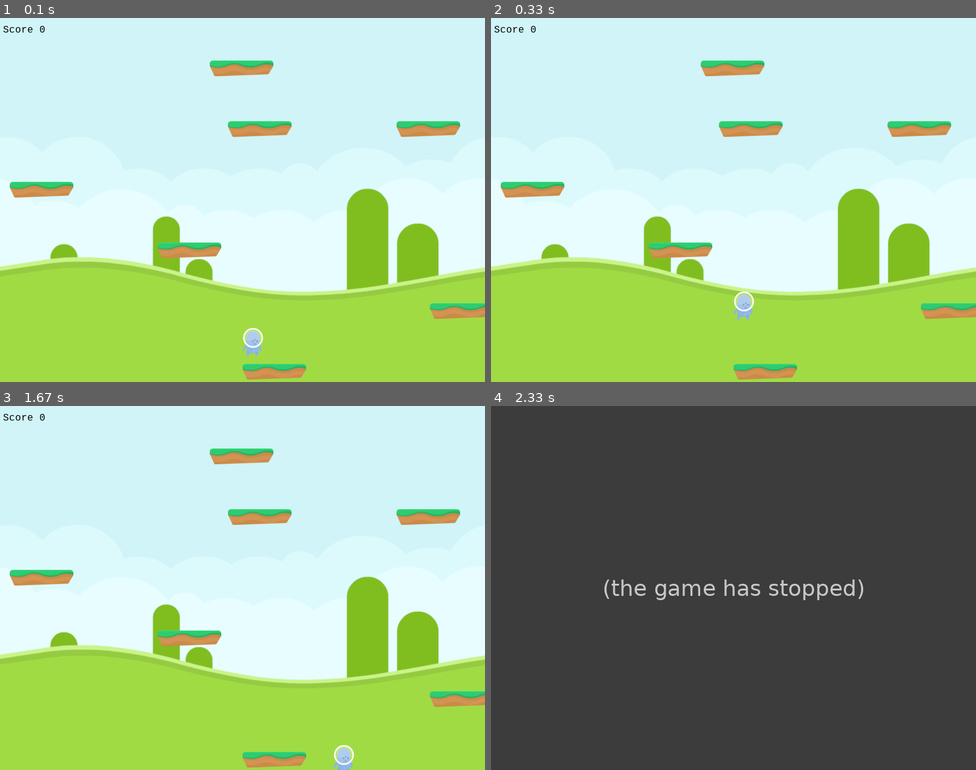
Above: before the commit, frames 1-4 (two rows, left to right).
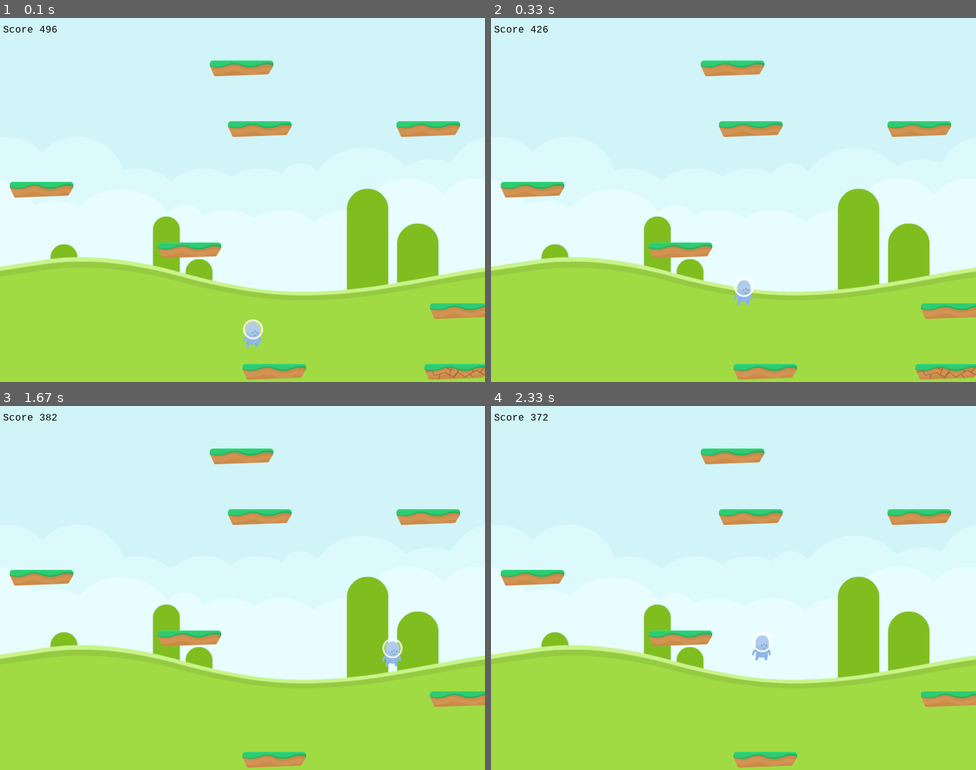
Above: after the commit, the same moments.

Repository: leonardomc3/ProjetoFinalDeSoft-back
Game: pygame game, started from CodigoBase.py
Same seed, same stepped clock (60 frames per second), same inputs: the game is played once before the commit and once after it.
Inputs:
- Up to frame 1 (0.1 s): no input
- Up to frame 2 (0.33 s): no input
- Up to frame 3 (1.67 s): hold Right 0.33-0.8 s; hold Right 0.83-1.3 s; hold Left from 1.33 s (still down)
- Up to frame 4 (2.33 s): release Left at 1.87 s

The runs differ from the first frame. In frame 1, 0.8% of the frame differs, in the area x 8-100%, y 2-100%; in frame 2, 0.9%; in frame 3, 0.5%; in frame 4, 100%, in the area x 0-100%, y 0-100%.
Before the commit the program exited at 1.85 s; later frames show no game.

Commit message:
Novas imagens e plataforma que quebra

Diff:
--- a/CodigoBase.py
+++ b/CodigoBase.py
@@ -7,7 +7,6 @@
 
 import pygame
 import random
-from random import randrange
 
 white = (255,255,255)
 black = (0,0,0)
@@ -68,6 +67,10 @@
 plataforma = Plataforma("Imagens/Plataforma_verde.png",width/2,height*(95/100))
 plataforma_group.add(plataforma)
 
+plataforma_group2=pygame.sprite.Group()  #plataforma que quebra, **ainda nao esta aleatoria**
+plataforma_quebra=Plataforma("Imagens/Plataforma_Quebra.png",width-100,height*(95/100))
+plataforma_group2.add(plataforma_quebra)
+
 distx=400
 disty=100
 
@@ -94,14 +97,18 @@
        elif pressed_keys[pygame.K_RIGHT]:
            boneco.vx = +3
 
-    if pygame.sprite.spritecollide(boneco,plataforma_group,False):
-#        boneco.vx=-boneco.vx
-#        boneco.vy=-boneco.vy
+    if pygame.sprite.spritecollide(boneco,plataforma_group,False):   #pular encima das plat
         boneco.vy = -15
 
-    boneco.rect.y += boneco.vy
+    boneco.rect.y += boneco.vy      #fisica
     boneco.rect.x += boneco.vx*3.5
     boneco.vy += gravity
+
+    score=boneco.rect.y  #A janela do jogo tem como ponto mais baixo 600, e conforme\
+                         # a tela sobe a pontuacao desce pois a borda superior eh o\
+                         # 0 e acima disso os numeros passam a ser negativos, \
+                         # devemos pensar em alguma forma de arrumar isso para\
+                         # ter uma pontuacao dependendo da altura.**
 
 #Feito para o objeto "atravessar" as bordas e reaparecer do outro lado
     if boneco.rect.x > width:
@@ -111,20 +118,18 @@
     if boneco.rect.y > height:
         sair=False
 
+    if pygame.sprite.spritecollide(boneco,plataforma_group2,False): #destroi plataforma que quebra
+        boneco.vy=-15
+        plataforma_group2.remove(plataforma_group2)
+
     tela.blit(fundo, (0, 0))
     scoretext = myfont.render("Score {0}".format(score), 1, (0,0,0))
     tela.blit(scoretext, (5, 10))
     boneco_group.draw(tela)
     plataforma_group.draw(tela)
+    plataforma_group2.draw(tela)
     pygame.display.update()      #coloca a tela na janela
-    relogio.tick(20) #Define FPS
-
-
-
-
-
-
-
+    relogio.tick(30) #Define FPS
 
 
 pygame.quit() #Sai do jogo
Binary file added: Imagens/Plataforma_Quebra.png
Binary file added: Imagens/plataforma_movel.png
